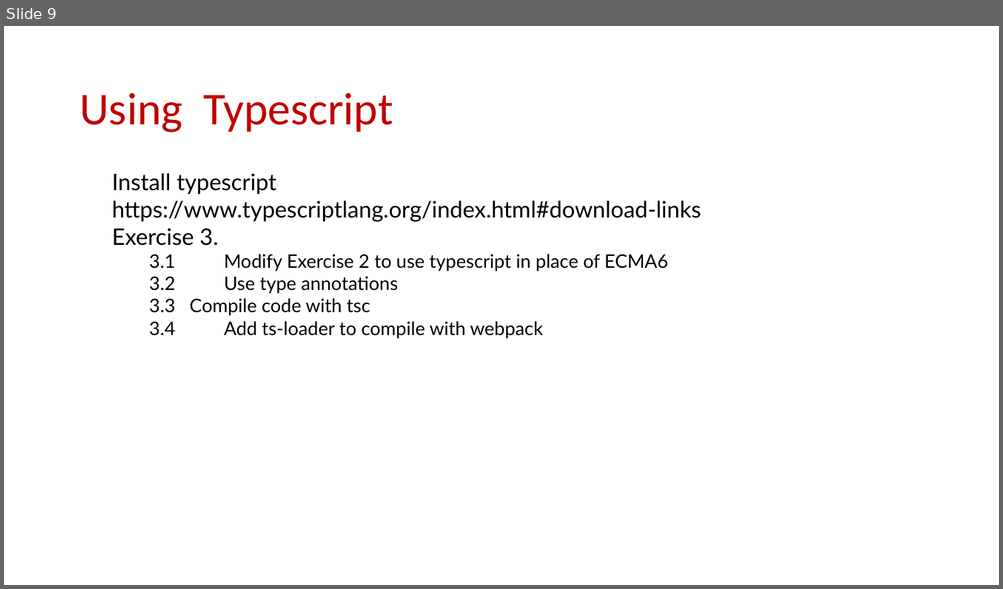
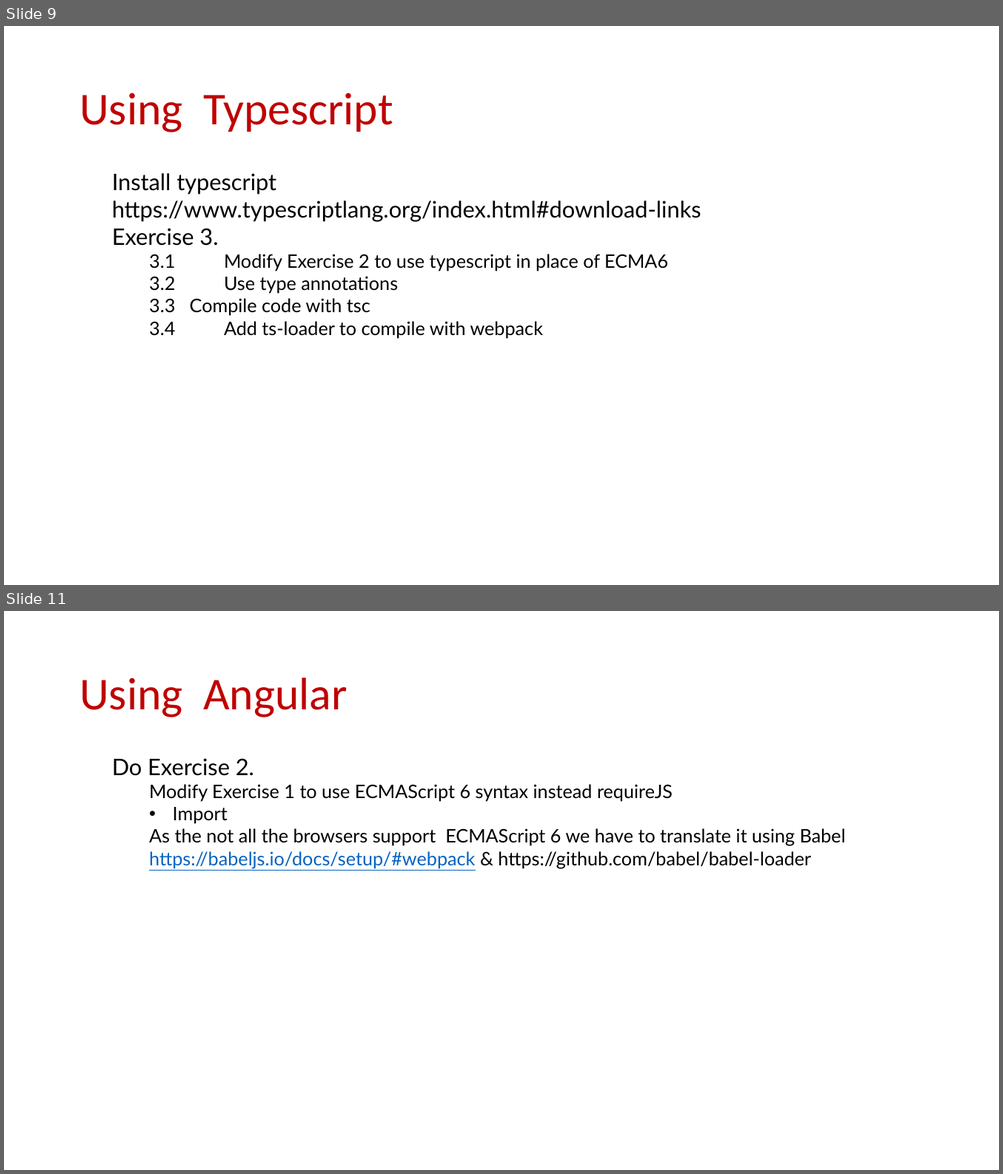
Before and after one commit to Robert-Freire/movie-browser, a slide deck: resume.pptx. Shown one above the other, each under a label of ours: slide 9 before the commit, slides 9 and 11 after it; the slides between them are not shown. The pictures are 1003x589 and 1003x1174 pixels, drawn with LibreOffice and Linux fonts; fonts in the diff are those of the drawing; background and template pictures are left out. Boxes give left, top, right and bottom in pixels: in the first picture for what was removed or moved away, otherwise in the second. Text is boxed around its words. In the diff, an @@ line names an element or a change of style, - is before the commit and + after.

```diff
--- a/resume.pptx
+++ b/resume.pptx
@@ slide 11 added at [4,611,999,1170], background #FFFFFF @@
@@ title added at [79,678,347,718], 44 pt, text #C00000 @@
+Using Angular
@@ text added at [112,758,845,869], 18 pt, text #000000 @@
+Do Exercise 2.
+  Modify Exercise 1 to use ECMAScript 6 syntax instead requireJS
+  • Import
+  As the not all the browsers support ECMAScript 6 we have to translate it using Babel
+  https://babeljs.io/docs/setup/#webpack & https://github.com/babel/babel-loader
```
Also in this commit, not shown: 1 slide changed, 3 other slides added.
